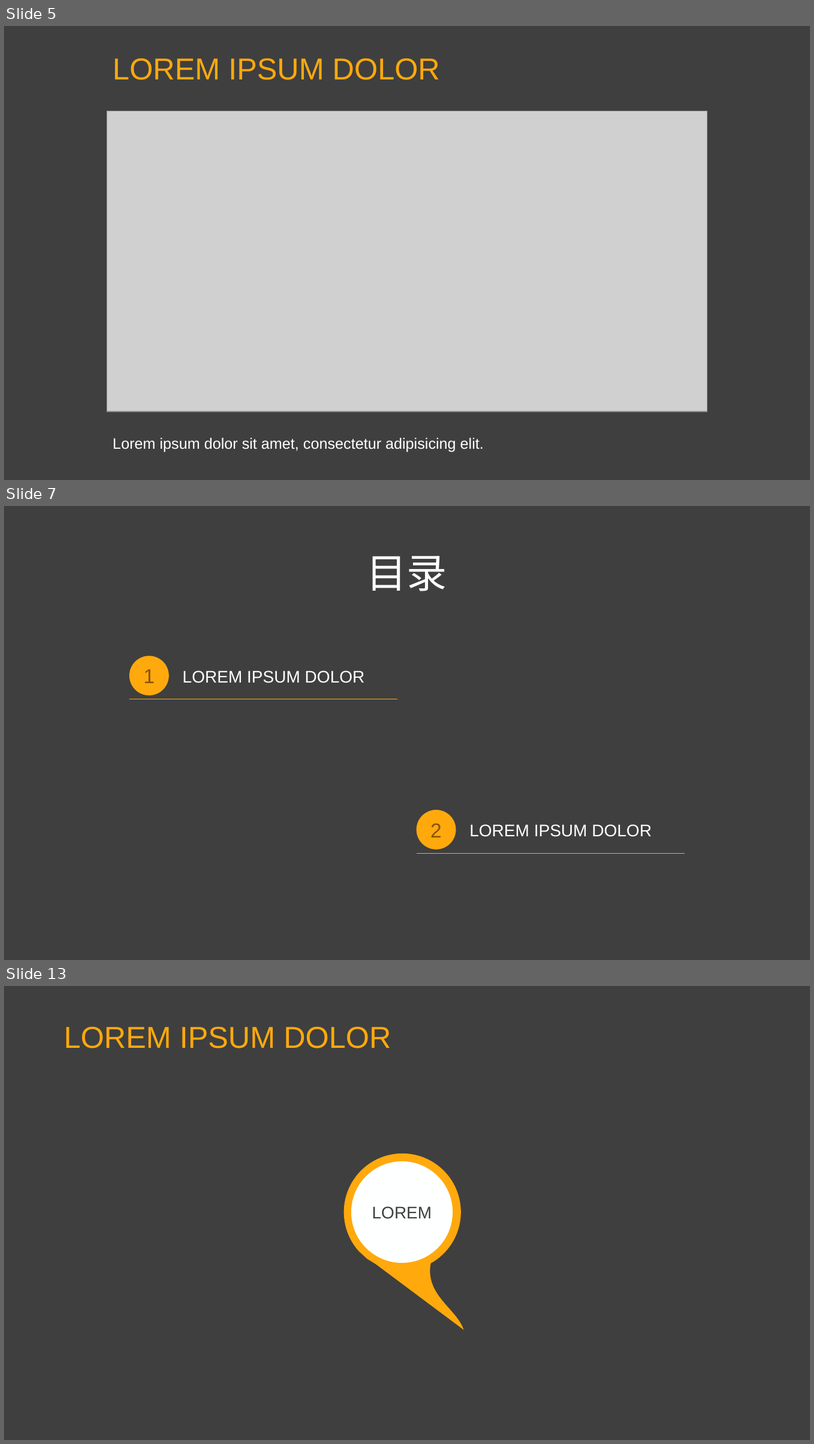
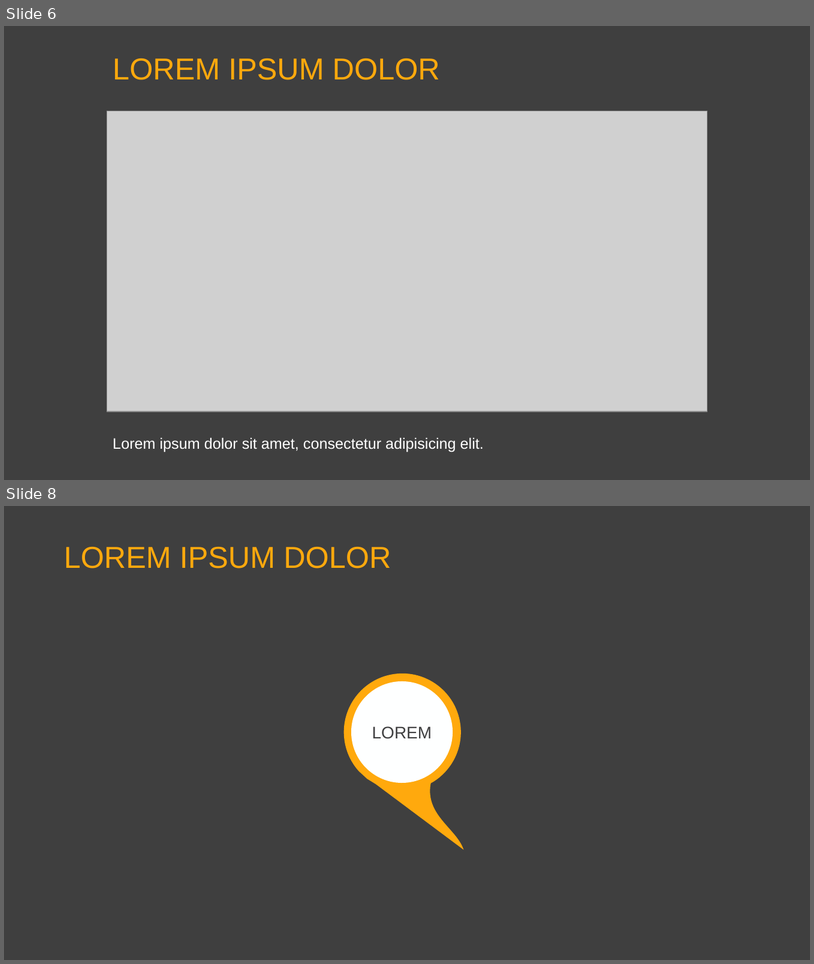
Before and after one commit to bigDataMLProject/Shrimp_hust, a slide deck: Shrimp_hust.pptx. Shown one above the other, each under a label of ours: slides 5, 7 and 13 before the commit, slides 6 and 8 after it; the slides between them are not shown. The pictures are 814x1444 and 814x964 pixels, drawn with LibreOffice and Linux fonts; fonts in the diff are those of the drawing; grey boxes stand for pictures; background and template pictures are left out. Boxes give left, top, right and bottom in pixels: in the first picture for what was removed or moved away, otherwise in the second. Text is boxed around its words. In the diff, an @@ line names an element or a change of style, - is before the commit and + after.

```diff
--- a/Shrimp_hust.pptx
+++ b/Shrimp_hust.pptx
@@ slide 7 removed at (4,506,810,960), background picture (left out) @@
@@ text removed at (367,556,447,591) @@
-目录
@@ ellipse removed at (129,656,168,696) @@
-1
@@ text removed at (183,670,365,683) @@
-LOREM IPSUM DOLOR
@@ line removed from (129, 699) to (398, 699) @@
@@ ellipse removed at (417,810,456,849) @@
-2
@@ text removed at (470,824,652,837) @@
-LOREM IPSUM DOLOR
@@ line removed from (417, 853) to (685, 853) @@
@@ what was slide 5 is now slide 6 @@
@@ what was slide 13 is now slide 8 @@
```
Also in this commit, not shown: 2 slides added, 6 other slides removed, 1 other file.
